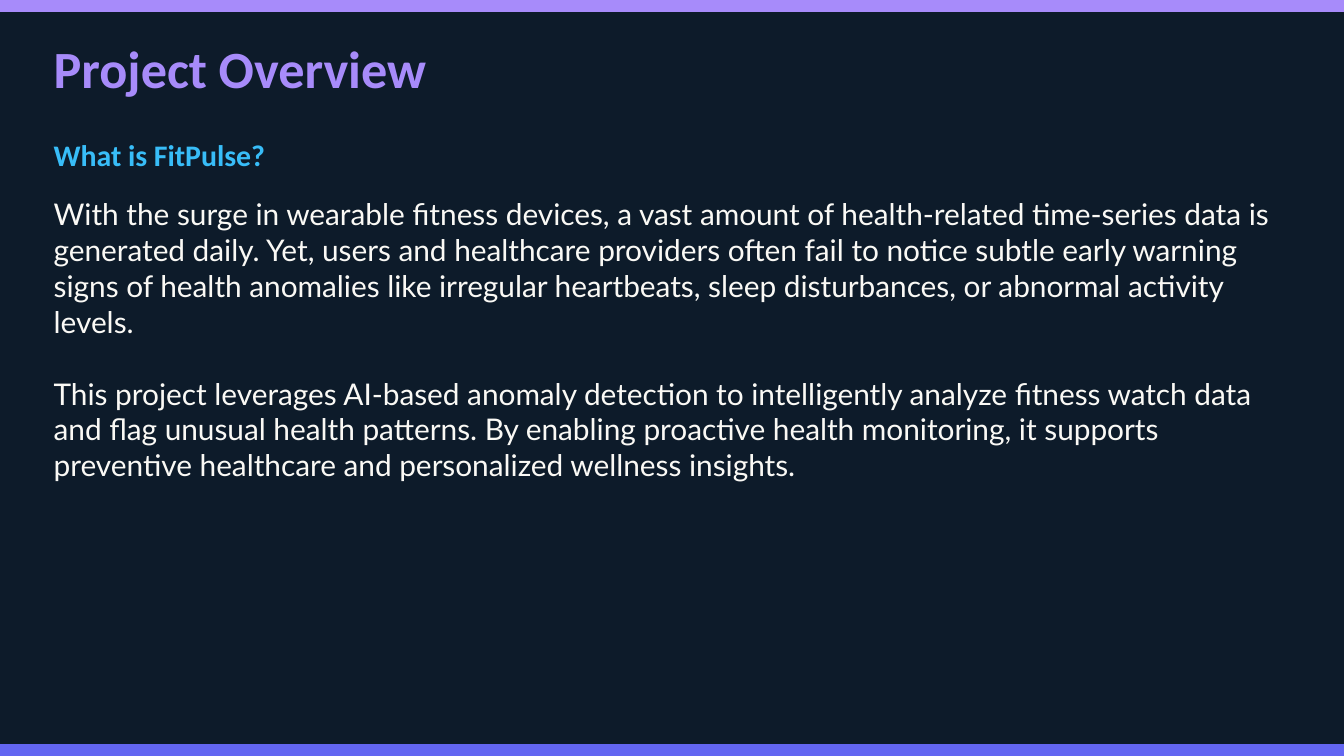
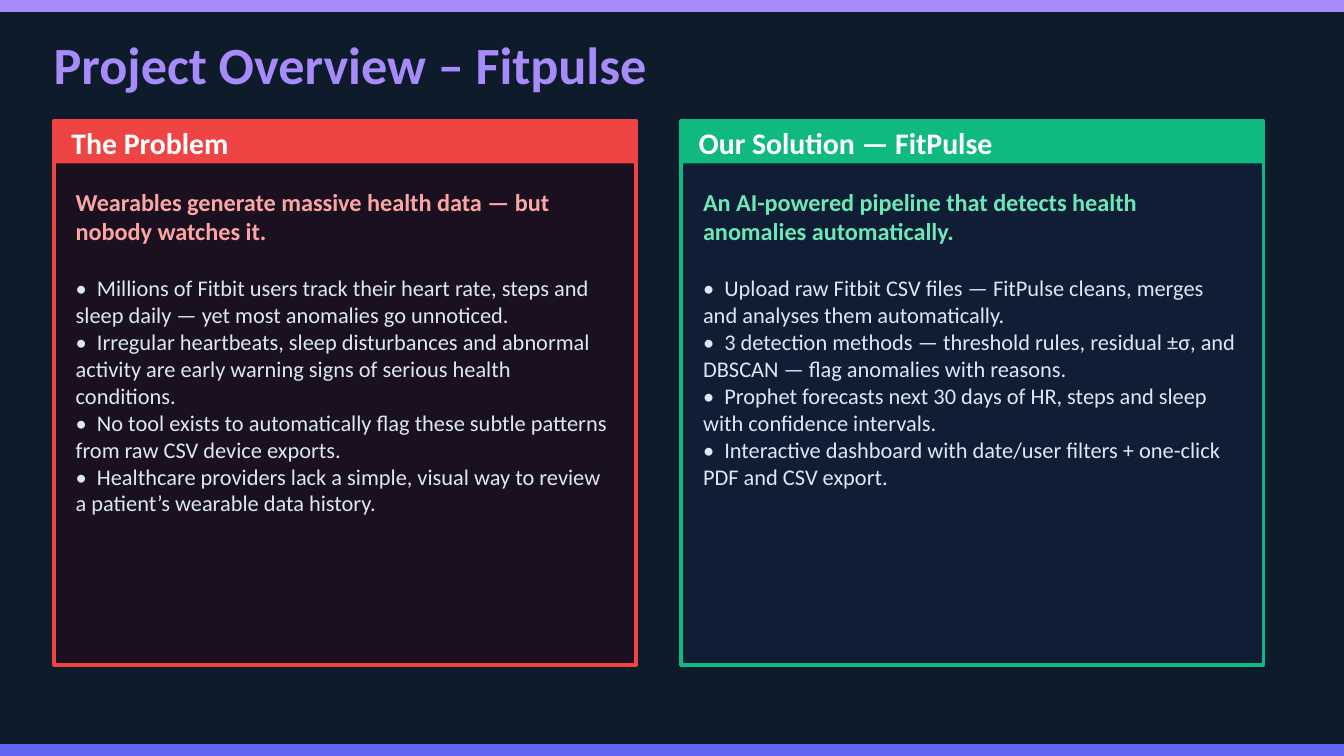
Before and after one commit to Thejomayie09/FitPulse-Health-Anomaly-Detection-from-Fitness-Devices-1, a slide deck: slide 2 of Documentation/Fitpulse_Documentation_final.pptx. Drawn at 1344x756 pixels with LibreOffice and Linux fonts; fonts in the diff are those of the drawing. Boxes give left, top, right and bottom in pixels: in the first picture for what was removed or moved away, otherwise in the second. Text is boxed around its words. In the diff, an @@ line names an element or a change of style, - is before the commit and + after.

```diff
--- a/Documentation/Fitpulse_Documentation_final.pptx
+++ b/Documentation/Fitpulse_Documentation_final.pptx
@@ text at (x1=54, y1=47, x2=647, y2=93): text changed @@
-Project Overview
+Project Overview – Fitpulse
@@ text removed at (x1=54, y1=145, x2=265, y2=166) @@
-What is FitPulse?
@@ rectangle added at (x1=54, y1=121, x2=636, y2=665), fill #1A1020, outline #EF4444 2 pt @@
@@ rectangle added at (x1=54, y1=121, x2=636, y2=164), fill #EF4444 @@
@@ text added at (x1=71, y1=133, x2=229, y2=154), 16 pt, text #FFFFFF, bold @@
+The Problem
@@ rectangle added at (x1=681, y1=121, x2=1263, y2=665), fill #0F1E35, outline #10B981 2 pt @@
@@ rectangle added at (x1=681, y1=121, x2=1263, y2=164), fill #10B981 @@
@@ text added at (x1=699, y1=133, x2=992, y2=155), 16 pt, text #FFFFFF, bold @@
+Our Solution — FitPulse
@@ text removed at (x1=54, y1=203, x2=1269, y2=482) @@
-With the surge in wearable fitness devices, a vast amount of health-related time-series data is generated daily. Yet, users and healthcare providers often fail to notice subtle early warning signs of health anomalies like irregular heartbeats, sleep disturbances, or abnormal activity levels.
-This project leverages AI-based anomaly detection to intelligently analyze fitness watch data and flag unusual health patterns. By enabling proactive health monitoring, it supports preventive healthcare and personalized wellness insights.
@@ text added at (x1=76, y1=194, x2=607, y2=515), 12 pt, text #DCE8F5 @@
+Wearables generate massive health data — but nobody watches it.
+• Millions of Fitbit users track their heart rate, steps and sleep daily — yet most anomalies go unnoticed.
+• Irregular heartbeats, sleep disturbances and abnormal activity are early warning signs of serious health conditions.
+• No tool exists to automatically flag these subtle patterns from raw CSV device exports.
+• Healthcare providers lack a simple, visual way to review a patient’s wearable data history.
@@ text added at (x1=703, y1=194, x2=1235, y2=489), 12 pt, text #DCE8F5 @@
+An AI-powered pipeline that detects health anomalies automatically.
+• Upload raw Fitbit CSV files — FitPulse cleans, merges and analyses them automatically.
+• 3 detection methods — threshold rules, residual ±σ, and DBSCAN — flag anomalies with reasons.
+• Prophet forecasts next 30 days of HR, steps and sleep with confidence intervals.
+• Interactive dashboard with date/user filters + one-click PDF and CSV export.
```
Also in this commit, not shown: 1 other slide changed, 3 slides added, 3 slides removed.
